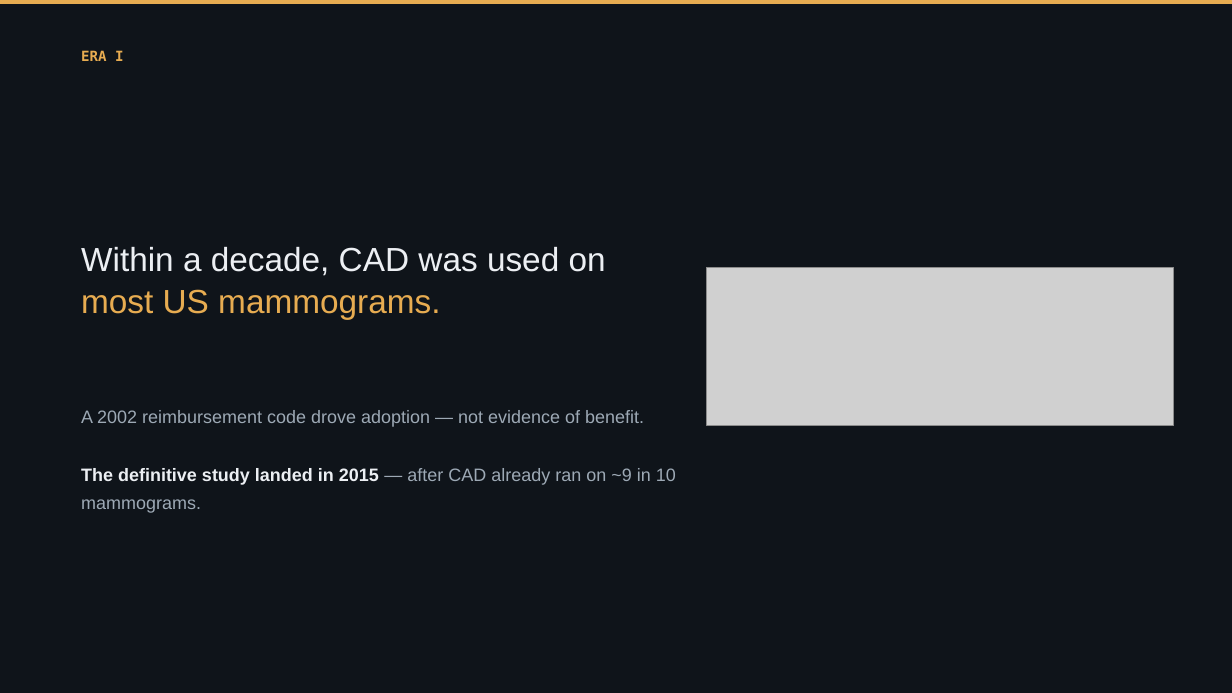
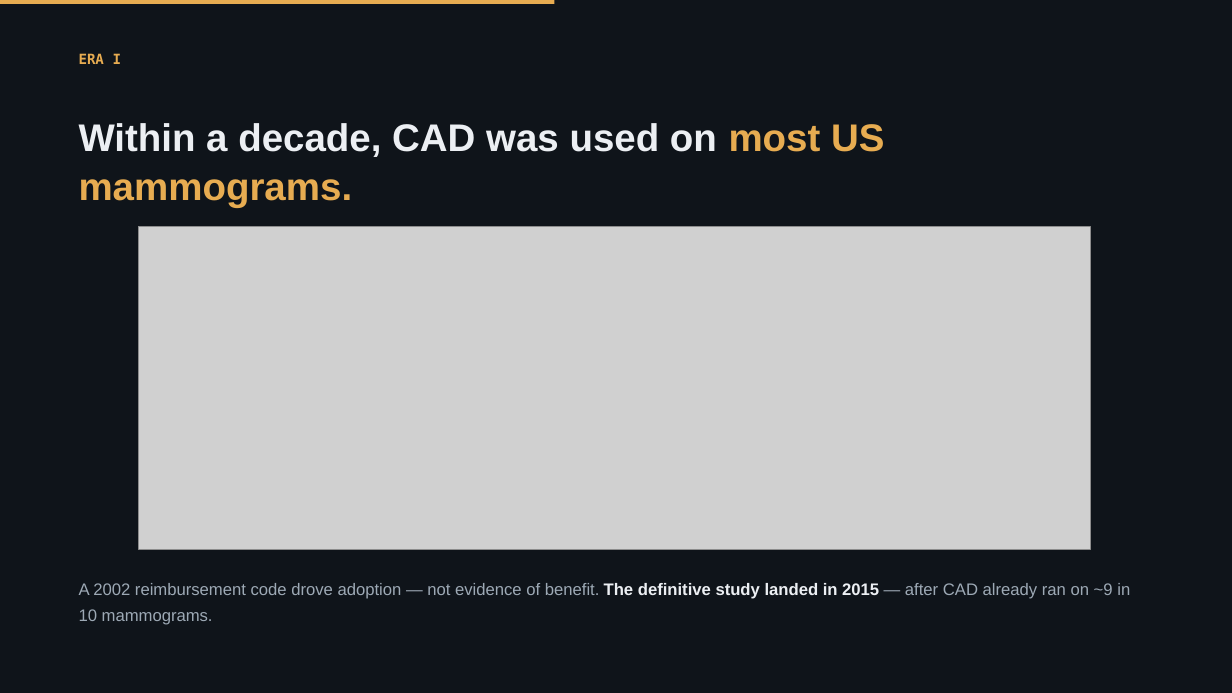
Before and after one commit to Emory-HITI/Mammo, a slide deck: slide 2 of keynote-iwbi-2026/pptx/sections/IWBI2026_Trivedi_01_CAD.pptx. Drawn at 1232x693 pixels with LibreOffice and Linux fonts; fonts in the diff are those of the drawing; grey boxes stand for pictures. Boxes give left, top, right and bottom in pixels: in the first picture for what was removed or moved away, otherwise in the second. Text is boxed around its words. In the diff, an @@ line names an element or a change of style, - is before the commit and + after.

```diff
--- a/keynote-iwbi-2026/pptx/sections/IWBI2026_Trivedi_01_CAD.pptx
+++ b/keynote-iwbi-2026/pptx/sections/IWBI2026_Trivedi_01_CAD.pptx
@@ rectangle: place and size @@
-rectangle at bbox=[0, 0, 1232, 4]
+rectangle at bbox=[0, 0, 555, 4]
@@ text "ERA I" at bbox=[79, 53, 121, 64]: line spacing 1.28 to 1; less space between paragraphs @@
@@ text "Within a decade, CAD was ...": place and size @@
-text "Within a decade, CAD was ..." at bbox=[81, 247, 606, 320]
+text "Within a decade, CAD was ..." at bbox=[79, 123, 884, 207]
@@ text "Within a decade, CAD was ..." at bbox=[79, 123, 884, 207]: size 26 to 30 pt, bold on; line spacing 1.06 to 1.05; less space between paragraphs @@
@@ picture: place and size @@
-picture at bbox=[707, 267, 1174, 426]
+picture at bbox=[139, 226, 1090, 550]
@@ text removed at bbox=[81, 468, 676, 513] @@
-The definitive study landed in 2015 — after CAD already ran on ~9 in 10 mammograms.
@@ text at bbox=[79, 583, 1130, 625]: text changed; size 14 to 13 pt @@
-A 2002 reimbursement code drove adoption — not evidence of benefit.
+A 2002 reimbursement code drove adoption — not evidence of benefit. The definitive study landed in 2015 — after CAD already ran on ~9 in 10 mammograms.
```
Also in this commit, not shown: 6 other slides changed, 1 other file.
